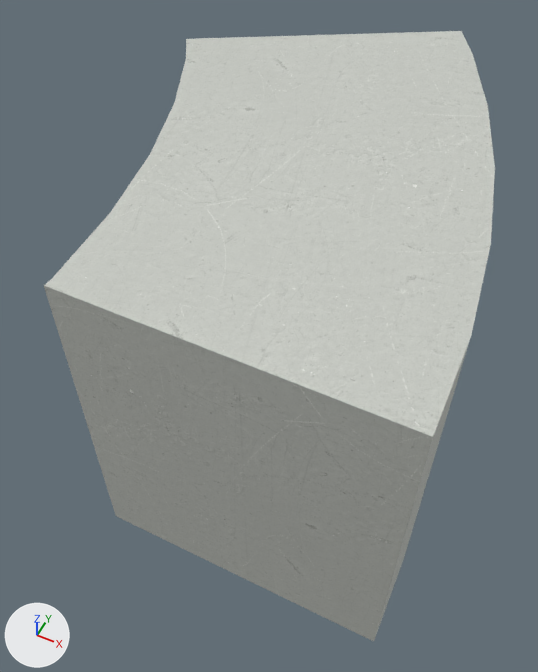
The glTF model public/katalog/modelle/corner-table-150.gltf: old version first, new version second.
The view is the same before and after, from a 50 mm camera at (0.94, -2.26, 3.09) aimed at (-0.06, -0.24, 0.57). Arrows for +X, +Y and +Z are at lower left; the lights stay in place. The picture after the commit comes second. Vertices at exactly the same position are counted once.

The scene before the commit, as lines of its bpy script (objects in view):
```python
me_sk0445_corner_table_150_001 = bpy.data.meshes.new('SK0445_Corner_Table_150.001')
me_sk0445_corner_table_150_001.from_pydata(...)  # 355 vertices, 704 faces; spans x -0.83..0.83, y -1.09..1.09, z 0.0..1.48
me_sk0445_corner_table_150_001.materials.append(mat_beton)
ob_sk0445_corner_table_150_001 = bpy.data.objects.new('SK0445_Corner_Table_150.001', me_sk0445_corner_table_150_001)
ob_sk0445_corner_table_150_001.location = (0.0, 0.0, 0.0)
```
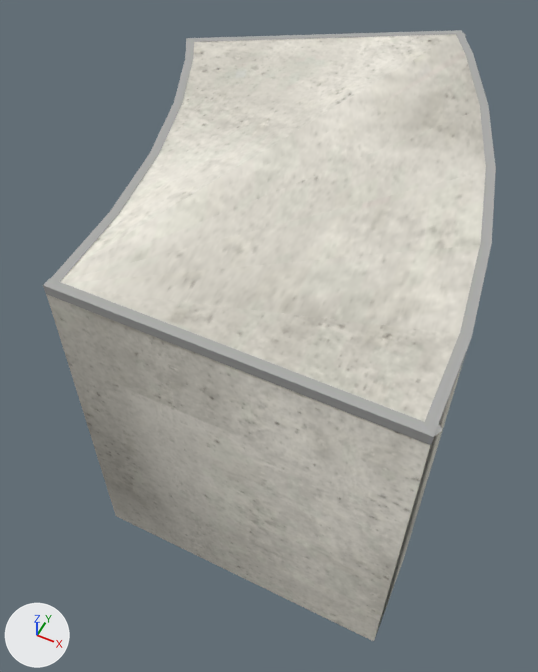
Boxes (x1, y1, x2, y2) around the edits, measured in the pictures (538 x 672 px):
'SK0445_Corner_Table_150.001', reshaped
    before: (44, 31, 495, 641)
    after: (43, 30, 496, 641)
part 1 of me_sk0445_corner_table_150_001, added
    after: (43, 30, 496, 444)
part 2 of me_sk0445_corner_table_150_001, added
    after: (47, 294, 443, 445)
part 3 of me_sk0445_corner_table_150_001, reshaped
    after: (46, 34, 486, 641)
part 4 of me_sk0445_corner_table_150_001, recoloured
    after: (82, 290, 459, 422)

Edits to the bpy script that builds the scene:
```text
Add img_corner_table_150_normal:
    img_corner_table_150_normal = load_image('corner-table-150_normal', 'texturen/corner-table-150_normal.jpg', 2048, 2048, 'Non-Color')
Add img_corner_table_150_farbe:
    img_corner_table_150_farbe = load_image('corner-table-150_farbe', 'texturen/corner-table-150_farbe.jpg', 2048, 2048, 'sRGB')
Add mat_beton_web_040:
    mat_beton_web_040 = bpy.data.materials.new('Beton_web.040')
    # uses the picture img_corner_table_150_farbe
    # uses the picture img_corner_table_150_normal
Add mat_kantenwinkel_web_028:
    mat_kantenwinkel_web_028 = bpy.data.materials.new('Kantenwinkel_web.028')
    # uses the picture img_corner_table_150_farbe
    # uses the picture img_corner_table_150_normal
Add mat_beton_web_041:
    mat_beton_web_041 = bpy.data.materials.new('Beton_web.041')
    # uses the picture img_corner_table_150_farbe
    # uses the picture img_corner_table_150_normal
Change me_sk0445_corner_table_150_001:
    used by ob_sk0445_corner_table_150_001; location = (0.0, 0.0, 0.0)
    remove me_sk0445_corner_table_150_001.from_pydata(...)  # 355 vertices, 704 faces; spans x -0.83..0.83, y -1.09..1.09, z 0.0..1.48
    remove me_sk0445_corner_table_150_001.materials.append(mat_beton)
    add me_sk0445_corner_table_150_001.from_pydata(...)  # 653 vertices, 1223 faces; spans x -0.84..0.85, y -1.09..1.09, z 0.0..1.48
    me_sk0445_corner_table_150_001 part 1: a new loose piece of 42 vertices spanning x -0.84..0.83, y -1.09..1.09, z 1.45..1.48, in mat_kantenwinkel_web_028
    me_sk0445_corner_table_150_001 part 2: a new loose piece of 18 vertices spanning x -0.42..0.85, y -1.09..-0.99, z 1.44..1.48, in mat_kantenwinkel_web_028
    me_sk0445_corner_table_150_001 part 3: 1 vertex moved within x 0.53, y 0.52, z 0.02; 193 vertices added at x -0.83..0.83, y -1.09..1.09, z 0.02..1.48
    me_sk0445_corner_table_150_001 part 4: 1 face spanning x -0.42..0.83, y -1.09..-0.71, z 1.48 switches from mat_beton to mat_beton_web_040
    other edits to the shape of me_sk0445_corner_table_150_001 do not show in these pictures
    add me_sk0445_corner_table_150_001.materials.append(mat_beton_web_040)
    add me_sk0445_corner_table_150_001.materials.append(mat_beton_web_041)
    add me_sk0445_corner_table_150_001.materials.append(mat_kantenwinkel_web_028)
```
